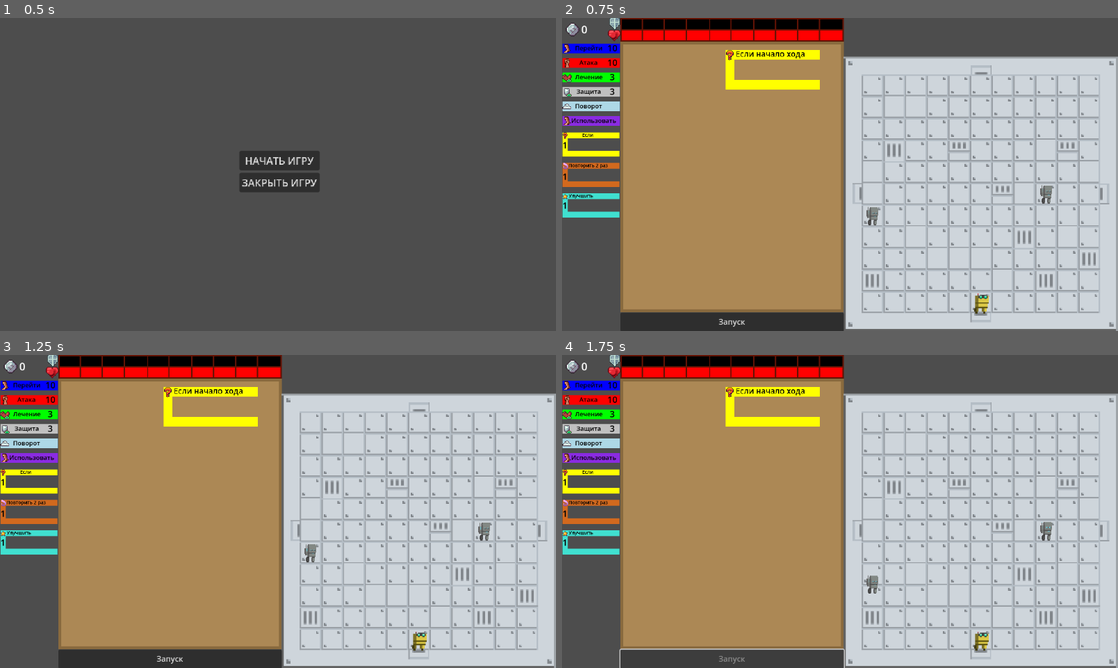
Above: before the commit, frames 1-4 (two rows, left to right).
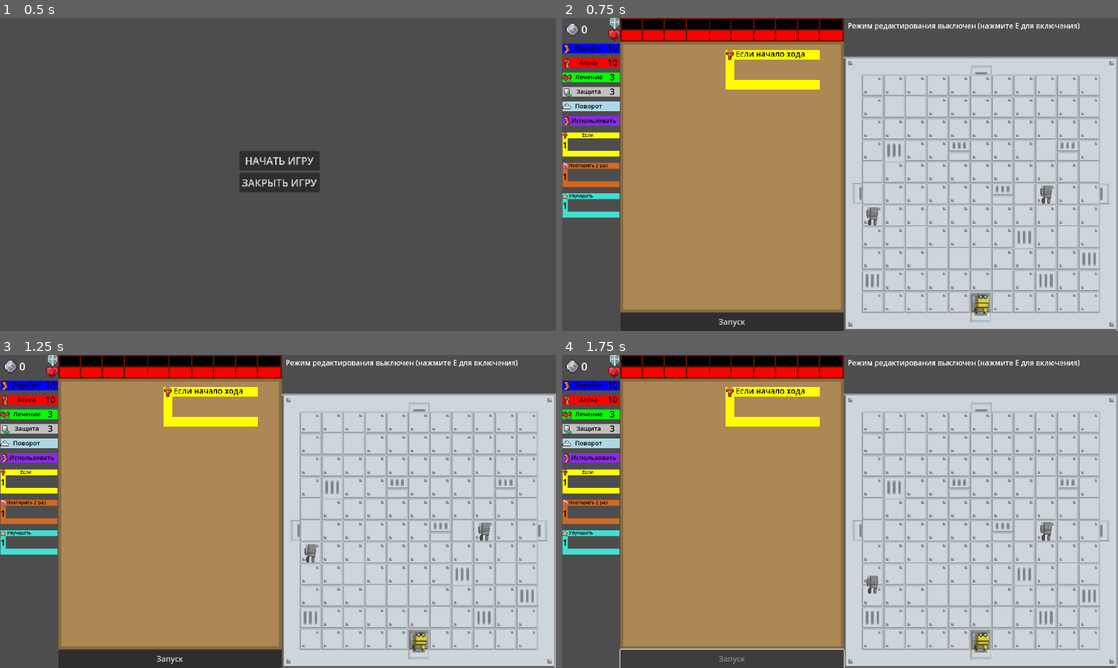
Above: after the commit, the same moments.

Repository: timurkinBits/scratch_roguelike
Game: Godot game, scene res://scenes/main_menu.tscn
Two runs of this game, one before a commit and one after it. Both use one fixed random seed, a clock stepped at 60 frames per second and the inputs below.
Inputs:
- Up to frame 1 (0.5 s): no input
- Up to frame 2 (0.75 s): click "НАЧАТЬ ИГРУ" at 0.5 s
- Up to frame 3 (1.25 s): no input
- Up to frame 4 (1.75 s): click "Запуск" at 1.25 s

Frame 1 is identical in both runs. In frame 2, 0.5% of the frame differs, in the area x 51-94%, y 1-94%; in frame 3, 0.5%; in frame 4, 0.5%.
Error after the commit: Invalid call to function 'change_settings' in base 'Node2D (Command)'. Expected 0 arguments. (res://scripts/turn_executor.gd:71)

Commit message:
code improvements

Diff:
--- a/scenes/Info.tscn
+++ b/scenes/Info.tscn
@@ -1,11 +1,36 @@
-[gd_scene load_steps=3 format=3 uid="uid://bik2ueyp5uy6i"]
+[gd_scene load_steps=5 format=3 uid="uid://bik2ueyp5uy6i"]
 
 [ext_resource type="Script" uid="uid://c3rveeia2cdov" path="res://scripts/info.gd" id="1_cbfvs"]
 [ext_resource type="Texture2D" uid="uid://dnml5jw2a8wx" path="res://sprites/fb950.png" id="1_pkda2"]
 
-[node name="Object" type="Node2D"]
+[sub_resource type="RectangleShape2D" id="RectangleShape2D_jfmby"]
+size = Vector2(29.9426, 28.0712)
+
+[sub_resource type="LabelSettings" id="LabelSettings_jfmby"]
+font_size = 20
+font_color = Color(0, 0, 0, 1)
+
+[node name="Info" type="Node2D"]
 scale = Vector2(1.06871, 1.06871)
 script = ExtResource("1_cbfvs")
 
 [node name="Sprite2D" type="Sprite2D" parent="."]
 texture = ExtResource("1_pkda2")
+
+[node name="Area2D" type="Area2D" parent="."]
+
+[node name="CollisionShape2D" type="CollisionShape2D" parent="Area2D"]
+position = Vector2(0.935707, 1.87142)
+shape = SubResource("RectangleShape2D_jfmby")
+
+[node name="Label" type="Label" parent="."]
+offset_left = -96.3779
+offset_top = -103.864
+offset_right = 96.6221
+offset_bottom = 56.1365
+label_settings = SubResource("LabelSettings_jfmby")
+horizontal_alignment = 1
+vertical_alignment = 1
+
+[connection signal="mouse_entered" from="Area2D" to="." method="_on_area_2d_mouse_entered"]
+[connection signal="mouse_exited" from="Area2D" to="." method="_on_area_2d_mouse_exited"]
--- a/scenes/Main.tscn
+++ b/scenes/Main.tscn
@@ -98,6 +98,7 @@
 wall_scene = ExtResource("9_qmy6f")
 door_scene = ExtResource("11_bb450")
 info_scene = ExtResource("15_ebg2g")
+allow_layout_editing = true
 
 [node name="Player" parent="Room" instance=ExtResource("5_k4xvw")]
 position = Vector2(360.154, 501.223)
@@ -120,6 +121,7 @@
 offset_bottom = -44.3285
 
 [node name="ObjectMenu" type="Node2D" parent="Room/EditModeManager"]
+visible = false
 
 [node name="Wall" type="Sprite2D" parent="Room/EditModeManager/ObjectMenu"]
 position = Vector2(25.8748, -13.6673)
--- a/scripts/AbstractCharacter.gd
+++ b/scripts/AbstractCharacter.gd
@@ -1,10 +1,9 @@
-extends Node2D
+extends ObjectRoom
 class_name AbstractCharacter
 
 # Общие свойства
 var is_dead: bool = false
 var current_direction: String = "up"
-var tilemap: TileMapLayer
 var hp: int = 1  # Базовое здоровье
 var is_moving: bool = false  # Общее свойство для отслеживания движения
 
@@ -16,102 +15,37 @@
 	"right": Vector2.RIGHT
 }
 
-# Словарь для хранения спрайтов направлений (будет заполняться в дочерних классах)
-var sprites
-
 func _ready() -> void:
-	tilemap = get_parent().get_node("TileMapLayer")
-	if not tilemap:
-		push_error("TileMapLayer not found!")
-		return
-
-	# Выравнивание начальной позиции по центру ближайшей клетки
-	var tile_pos = get_tile_position()
-	position = get_world_position_from_tile(tile_pos)
-	update_visual()  # Инициализация визуального представления
+	super._ready()
+	remove_from_group('objects')
+	add_to_group("barrier")
 
 # Проверка, может ли персонаж переместиться на указанную клетку
 func can_move_to_tile(next_tile: Vector2) -> bool:
-	# Проверка границ тайлмапа
 	if not tilemap.get_used_rect().has_point(next_tile):
 		return false
 
-	# Проверка барьеров
-	var barrier_group = get_tree().get_nodes_in_group("barrier")
-	for barrier in barrier_group:
+	for barrier in get_tree().get_nodes_in_group("barrier"):
 		if barrier.get_tile_position() == next_tile:
 			return false
 
-	# Проверка других персонажей
-	var all_characters = get_tree().get_nodes_in_group("characters")
-	for character in all_characters:
-		if character != self and is_instance_valid(character):
-			if character.get_tile_position() == next_tile:
-				# Если это враг и текущий персонаж тоже враг, то блокируем движение
-				if (character is Enemy and self is Enemy):
-					return false
-				# Для игрока блокируем движение на любого персонажа
-				if self is Player:
-					return false
-
 	return true
-
-# Проверка, можно ли выполнить действие
-func should_skip_action() -> bool:
-	return is_dead || !is_instance_valid(self) || !is_inside_tree()
-
-# Анимация движения
-func animate_movement(target_pos: Vector2) -> void:
-	is_moving = true
-	update_visual()
-
-	create_tween().tween_property(
-		self,
-		"position",
-		target_pos,
-		0.3
-	).set_ease(Tween.EASE_IN_OUT)
-	await get_tree().create_timer(0.3).timeout
-
-	is_moving = false
-	update_visual()
-
-# Обновление видимости и анимации спрайтов
-func update_visual() -> void:
-	for sprite in sprites.keys():
-		if sprites[sprite]:
-			sprites[sprite].visible = false
-
-	if current_direction in sprites and sprites[current_direction]:
-		sprites[current_direction].visible = true
-
-		if is_moving:
-			sprites[current_direction].play("walk")
-		else:
-			sprites[current_direction].play("idle")
 
 # Обработка смерти
 func dead() -> void:
-	if should_skip_action():
+	if is_dead:
 		return
 	is_dead = true
 	play_death_animation()
 
 # Анимация смерти (может быть переопределена)
 func play_death_animation() -> void:
-	if sprites is Array:
-		for sprite_key in sprites:
-			if sprites[sprite_key]:
-				sprites[sprite_key].stop()
-
 	var death_tween = create_tween()
 	death_tween.tween_property(self, "modulate", Color(1, 0, 0, 1), 0.2)
 	death_tween.tween_property(self, "modulate", Color(1, 0, 0, 0), 0.3)
 	death_tween.parallel().tween_property(self, "scale", Vector2(0.1, 0.1), 0.5)
 	death_tween.parallel().tween_property(self, "rotation_degrees", 180, 0.5)
 	await death_tween.finished
-	remove_from_group('characters')
-	remove_from_group('enemies')
 	queue_free()
 
 # Получение урона
@@ -128,22 +62,7 @@
 
 # Анимация атаки
 func animate_attack() -> void:
-	var original_pos = position
-	var attack_pos = position + DIRECTION_VECTORS[current_direction] * 15 * tilemap.scale.x
 	var tween = create_tween()
-	tween.tween_property(self, "position", attack_pos, 0.1)
-	tween.tween_property(self, "position", original_pos, 0.1)
+	tween.tween_property(self, "position", position + DIRECTION_VECTORS[current_direction] * 15 * tilemap.scale.x, 0.1)
+	tween.tween_property(self, "position", position, 0.1)
 	await tween.finished
-
-# Преобразование координат
-func get_tile_position() -> Vector2:
-	var local_pos = position / tilemap.scale
-	return tilemap.local_to_map(local_pos)
-
-func get_world_position_from_tile(tile_pos: Vector2) -> Vector2:
-	var local_center = tilemap.map_to_local(tile_pos)
-	return local_center * tilemap.scale
-
-# Расчет расстояния Манхэттена между тайлами
-func calculate_path_length(from_tile: Vector2, to_tile: Vector2) -> int:
-	return int(abs(from_tile.x - to_tile.x) + abs(from_tile.y - to_tile.y))
--- a/scripts/Command.gd
+++ b/scripts/Command.gd
@@ -78,8 +78,6 @@
 
 	num_label.visible = false
 
-	change_settings(false)
-
 	add_to_group("commands")
 
 	if get_parent().name == "CommandMenu":
@@ -91,40 +89,28 @@
 	update_appearance()
 
 func update_appearance() -> void:
-	if "color" in config:
-		sprite.color = config["color"]
-	else:
-		sprite.color = Color.WHITE
-
-	if type == TypeCommand.TURN and !is_menu_command:
-		text_label.text = config["prefix"]
-		num_label.visible = true
-		num_label.text = str(value)
-	elif type in [TypeCommand.ATTACK, TypeCommand.MOVE, TypeCommand.HEAL, TypeCommand.DEFENSE] and !is_menu_command:
-		text_label.text = config["prefix"]
-		num_label.visible = true
-		set_number(value)
-	elif type == TypeCommand.USE:
-		text_label.text = config["prefix"]
-		num_label.visible = false  # Для команды USE не нужно числовое значение
-	else:
-		text_label.text = config["prefix"]
-
-	if "icon" in config and config["icon"]:
-		icon.texture = load(config["icon"])
-	else:
-		icon.texture = null
+	sprite.color = config["color"]
+
+	if !is_menu_command:
+		if type == TypeCommand.TURN:
+			num_label.text = str(value)
+			num_label.visible = true
+		elif type in [TypeCommand.ATTACK, TypeCommand.MOVE, TypeCommand.HEAL, TypeCommand.DEFENSE]:
+			set_number(value)
+			num_label.visible = true
+
+	text_label.text = config["prefix"]
+	icon.texture = load(config["icon"])
 
 	# Обновляем доступность кнопок в зависимости от оставшихся очков
-	if is_settings and !is_menu_command:
-		for command in get_tree().get_nodes_in_group("commands"):
-			command.update_buttons_state()
+	if is_settings:
+		update_all_buttons()
+
+func update_all_buttons():
+	for command in get_tree().get_nodes_in_group("commands"):
+		command.update_buttons_state()
 
 func set_number(new_value):
-	# Если это команда USE, не применяем логику очков
-	if type == TypeCommand.USE:
-		return
-
 	if type == TypeCommand.TURN:
 		# Для поворота обрабатываем значения углов
 		var values = config["values"]
@@ -171,23 +157,10 @@
 
 	# Обновляем состояние кнопок
 	if is_settings:
-		for command in get_tree().get_nodes_in_group("commands"):
-			command.update_buttons_state()
+		update_all_buttons()
 
 func update_buttons_state() -> void:
-	# Для команды USE отключаем кнопки
-	if type == TypeCommand.USE:
-		if up_button:
-			up_button.disabled = true
-		if down_button:
-			down_button.disabled = true
-		return
-
-	if type == TypeCommand.TURN:
-		# Для команды поворота всегда активируем обе кнопки (циклический выбор)
-		up_button.disabled = false
-		down_button.disabled = false
-	elif type in [TypeCommand.ATTACK, TypeCommand.MOVE, TypeCommand.HEAL, TypeCommand.DEFENSE]:
+	if type in [TypeCommand.ATTACK, TypeCommand.MOVE, TypeCommand.HEAL, TypeCommand.DEFENSE]:
 		var remaining = Global.get_remaining_points(type)
 		up_button.disabled = (value >= remaining + value) or (value >= get_max_points())
 		down_button.disabled = (value <= 1)
@@ -206,8 +179,8 @@
 			if is_menu_command:
 				menu_card_clicked.emit(type)
 			else:
-				is_settings = false
-				change_settings(is_settings)
+				is_settings = !is_settings
+				change_settings()
 		elif event.button_index == MOUSE_BUTTON_RIGHT and !is_menu_command and event.pressed:
 			Global.release_points(type, value)
 			queue_free()
@@ -217,13 +190,10 @@
 		set_number(value + 1)  # Передаем любое значение, больше текущего
 		return
 
-	var remaining = Global.get_remaining_points(type) + value
-	var max_points = get_max_points()
-	var new_value = min(value + 1, remaining, max_points)
+	var new_value = min(value + 1, Global.get_remaining_points(type) + value, get_max_points())
 	if new_value > value:
 		set_number(new_value)
-	for command in get_tree().get_nodes_in_group("commands"):
-		command.update_buttons_state()
+	update_all_buttons()
 
 func _on_down_pressed() -> void:
 	if type == TypeCommand.TURN:
@@ -232,8 +202,7 @@
 
 	if value > 1:
 		set_number(value - 1)
-	for command in get_tree().get_nodes_in_group("commands"):
-		command.update_buttons_state()
+	update_all_buttons()
 
 func _exit_tree() -> void:
 	# Сохраняем ссылку на слот и блок перед удалением
@@ -250,17 +219,15 @@
 
 	# Обновляем блок после всех изменений
 	if parent_block and is_instance_valid(parent_block):
-		parent_block.update_slots()  # Убираем call_deferred для немедленного обновления
+		parent_block.update_slots()
 
 func _on_num_area_input_event(_viewport: Node, event: InputEvent, _shape_idx: int) -> void:
 	if event is InputEventMouseButton and event.button_index == MOUSE_BUTTON_LEFT and event.pressed:
-		if not is_menu_command and not table.is_turn_in_progress:  # Добавлена проверка состояния хода
-			# Открываем настройки при клике на область числа
-			is_settings = !is_settings
-			change_settings(is_settings)
-			for command in get_tree().get_nodes_in_group("commands"):
-				command.update_buttons_state()
-
-func change_settings(settings: bool):
-	up_button.visible = settings
-	down_button.visible = settings
+		if not is_menu_command and not table.is_turn_in_progress:
+			change_settings()
+			update_all_buttons()
+
+func change_settings():
+	is_settings = !is_settings
+	up_button.visible = is_settings
+	down_button.visible = is_settings
--- a/scripts/block_executor.gd
+++ b/scripts/block_executor.gd
@@ -6,6 +6,34 @@
 
 @onready var player: Player = $"../../../Room/Player"
 @onready var command_executor: CommandExecutor = $"../CommandExecutor"
+
+func clear_start_turn_commands_preserve_blocks(start_turn_block: Block) -> void:
+	if not is_instance_valid(start_turn_block) or \
+	   start_turn_block.type != Block.BlockType.CONDITION or \
+	   start_turn_block.text != "начало хода":
+		return
+
+	# Шаг 1: Собираем команды для удаления
+	var commands_to_remove = []
+	for slot in start_turn_block.slot_manager.slots:
+		if is_instance_valid(slot) and is_instance_valid(slot.command) and slot.command is Command:
+			commands_to_remove.append(slot.command)
+
+	# Шаг 2: Удаляем команды с анимацией
+	if not commands_to_remove.is_empty():
+		var tween = create_tween().set_parallel(true)
+		for command in commands_to_remove:
+			if is_instance_valid(command) and command.has_node("Texture"):
+				tween.tween_property(command.get_node("Texture"), "modulate:a", 0.0, 0.3)
+		await tween.finished
+
+		for command in commands_to_remove:
+			if is_instance_valid(command):
+				command.slot.command = null
+				command.queue_free()
+
+	# Шаг 3: Обновляем слоты с сохранением блоков
+	start_turn_block.slot_manager.update_slots()
 
 ## Check and execute condition blocks
 func check_and_execute_conditions(trigger_time: String) -> bool:
@@ -114,36 +142,17 @@
 			panel.queue_free()
 	outline_panels.clear()
 
-## Clear main commands (excluding conditional blocks except "начало хода")
 func clear_main_commands() -> void:
-	if !is_inside_tree():
-		return
-
-	# Collect commands to remove and affected blocks
-	var commands_to_free = []
-	var affected_blocks = {}
-
-	# Get commands to free
-	for command in get_tree().get_nodes_in_group("commands"):
-		if !is_instance_valid(command) or !command.slot or !command.slot.block:
-			continue
-
-		var block = command.slot.block
-		if block.type != Block.BlockType.CONDITION || block.text == "начало хода":
-			commands_to_free.append(command)
-			affected_blocks[block] = true
-
-	# Remove commands
-	await clear_commands(commands_to_free)
-
-	# Update affected blocks
-	for block in affected_blocks.keys():
-		if is_instance_valid(block):
-			block.slot_manager.shift_commands_up()
-			block.update_slots()
-
-	# Update all root blocks for consistency
-	update_root_blocks()
+	if not is_inside_tree():
+		return
+
+	var start_turn_blocks = get_tree().get_nodes_in_group("blocks").filter(
+		func(block): return is_instance_valid(block) and \
+					  block.type == Block.BlockType.CONDITION and \
+					  block.text == "начало хода")
+
+	for block in start_turn_blocks:
+		await clear_start_turn_commands_preserve_blocks(block)
 
 ## Update all root blocks
 func update_root_blocks() -> void:
@@ -189,25 +198,34 @@
 				command.slot.command = null
 			command.queue_free()
 
-## Clear all commands (except in condition blocks other than "начало хода")
 func clear_all() -> void:
 	if !is_inside_tree():
 		return
 
+	# Найдем все блоки условия "начало хода"
+	var start_turn_blocks = get_tree().get_nodes_in_group("blocks").filter(
+		func(block): return is_instance_valid(block) and \
+					  block.type == Block.BlockType.CONDITION and \
+					  block.text == "начало хода")
+
+	# Для каждого блока условия "начало хода" используем специальную функцию
+	for block in start_turn_blocks:
+		await clear_start_turn_commands_preserve_blocks(block)
+
+	# Process all other blocks
 	var commands_to_free = []
-	var affected_blocks = []
-
-	# Process all blocks
+	var blocks_to_update = []
+
 	var all_blocks = get_tree().get_nodes_in_group("blocks")
 	for block in all_blocks:
 		if !is_instance_valid(block):
 			continue
 
-		# Skip condition blocks except "начало хода"
-		if block.type == Block.BlockType.CONDITION and block.text != "начало хода":
+		# Skip condition blocks including "начало хода" (we already processed them)
+		if block.type == Block.BlockType.CONDITION:
 			continue
 
-		# Process this block
+		# Collect commands for removal
 		for slot in block.slot_manager.slots:
 			if !is_instance_valid(slot) or !is_instance_valid(slot.command):
 				continue
@@ -215,25 +233,31 @@
 			if slot.command is Command:
 				commands_to_free.append(slot.command)
 				slot.command = null
-				if !affected_blocks.has(block):
-					affected_blocks.append(block)
-
-			elif slot.command is Block and (block.type != Block.BlockType.CONDITION or block.text == "начало хода"):
-				# Recursively handle nested blocks
-				_collect_commands_from_block(slot.command, commands_to_free, affected_blocks)
-
+
+				if !blocks_to_update.has(block):
+					blocks_to_update.append(block)
+
+			elif slot.command is Block:
+				_collect_commands_from_block(slot.command, commands_to_free, blocks_to_update)
+
+	# Remove commands
 	await clear_commands(commands_to_free)
+
+	# Update affected blocks
+	for block in blocks_to_update:
+		if is_instance_valid(block):
+			block.slot_manager.shift_commands_up()
+			block.slot_manager.adjust_slot_count()
+			block.slot_manager.update_all_slot_positions()
 
 	# Update block hierarchy
 	update_root_blocks()
 
-## Recursively collect commands from a block
-func _collect_commands_from_block(block: Block, commands: Array, affected_blocks: Array) -> void:
-	if !is_instance_valid(block):
-		return
-
-	if !affected_blocks.has(block):
-		affected_blocks.append(block)
+func _collect_commands_from_block(block: Block, commands: Array, blocks_to_update: Array) -> void:
+	if !is_instance_valid(block) or block.type == Block.BlockType.CONDITION:
+		return
+
+	var had_commands = false
 
 	for slot in block.slot_manager.slots:
 		if !is_instance_valid(slot) or !is_instance_valid(slot.command):
@@ -242,5 +266,9 @@
 		if slot.command is Command:
 			commands.append(slot.command)
 			slot.command = null
+			had_commands = true
 		elif slot.command is Block:
-			_collect_commands_from_block(slot.command, commands, affected_blocks)
+			_collect_commands_from_block(slot.command, commands, blocks_to_update)
+
+	if had_commands and !blocks_to_update.has(block):
+		blocks_to_update.append(block)
--- a/scripts/coin.gd
+++ b/scripts/coin.gd
@@ -1,23 +1,10 @@
-extends Node2D
+extends ObjectRoom
 class_name Coin
 
-@onready var tilemap: TileMapLayer = get_tree().get_first_node_in_group("TileMap")
-
 func _ready() -> void:
+	super._ready()
 	add_to_group('coins')  # Add to coins group for easy finding
-	add_to_group('objects')
-
-	var tile_pos = get_tile_position()
-	position = get_world_position_from_tile(tile_pos)
 
 func use():
 	Global.add_coins(1)  # Add one coin to global counter
 	queue_free()  # Remove the coin from the scene
-
-func get_tile_position() -> Vector2:
-	var local_pos = position / tilemap.scale
-	return tilemap.local_to_map(local_pos)
-
-func get_world_position_from_tile(tile_pos: Vector2) -> Vector2:
-	var local_center = tilemap.map_to_local(tile_pos)
-	return local_center * tilemap.scale - Vector2(0, 1)
--- a/scripts/door.gd
+++ b/scripts/door.gd
@@ -1,6 +1,5 @@
-extends Node2D
+extends ObjectRoom
 
-@onready var tilemap: TileMapLayer = get_tree().get_first_node_in_group("TileMap")
 @onready var closed_sprite: Sprite2D = $ClosedSprite
 @onready var opened_sprite: Sprite2D = $OpenedSprite
 
@@ -8,11 +7,9 @@
 var degree: int = 0
 
 func _ready() -> void:
+	super._ready()
 	add_to_group('doors')
-	add_to_group('objects')
 	add_to_group('barrier')
-
-	position = get_world_position_from_tile(get_tile_position())
 
 func use() -> void:
 	is_opened = !is_opened
@@ -24,12 +21,6 @@
 	else:
 		add_to_group('barrier')
 
-func get_tile_position() -> Vector2:
-	return tilemap.local_to_map(position / tilemap.scale)
-
-func get_world_position_from_tile(tile_pos: Vector2) -> Vector2:
-	return tilemap.map_to_local(tile_pos) * tilemap.scale
-
 # Упрощенный метод установки поворота
 func set_rotation_degree(rot_degree: int) -> void:
 	degree = rot_degree
--- a/scripts/enemy.gd
+++ b/scripts/enemy.gd
@@ -17,12 +17,10 @@
 func _ready() -> void:
 	super._ready()
 	add_to_group("enemies")
-	add_to_group("characters")
 	hp = heal_points
 	player = get_parent().get_node("Player")
-	if not player:
-		push_error("Player not found!")
 	sprite.animation = get_enemy_type() + "_idle"
+	update_visual()
 
 func get_enemy_type() -> String:
 	if damage <= 3:
@@ -34,7 +32,7 @@
 
 # Логика хода врага
 func take_turn() -> void:
-	if should_skip_action():
+	if is_dead:
 		return
 
 	if not is_instance_valid(player):
@@ -92,6 +90,21 @@
 		sprite.flip_h = true
 	else:
 		sprite.flip_h = false
+
+func animate_movement(target_pos: Vector2) -> void:
+	is_moving = true
+	update_visual()
+
+	create_tween().tween_property(
+		self,
+		"position",
+		target_pos,
+		0.3
+	).set_ease(Tween.EASE_IN_OUT)
+	await get_tree().create_timer(0.3).timeout
+
+	is_moving = false
+	update_visual()
 
 # Поиск пути к ближайшей клетке рядом с игроком
 func find_path_to_player() -> Array:
@@ -225,3 +238,7 @@
 
 func _on_area_2d_mouse_exited() -> void:
 	ui_stats.change_stats(self, false)
+
+# Расчет расстояния Манхэттена между тайлами
+func calculate_path_length(from_tile: Vector2, to_tile: Vector2) -> int:
+	return int(abs(from_tile.x - to_tile.x) + abs(from_tile.y - to_tile.y))
--- a/scripts/info.gd
+++ b/scripts/info.gd
@@ -1,17 +1,15 @@
-extends Node2D
+extends ObjectRoom
 
-@onready var tilemap: TileMapLayer = get_tree().get_first_node_in_group("TileMap")
+@onready var info: Label = $Label
+
+var key: int
 
 func _ready() -> void:
+	super._ready()
 	add_to_group('info')
-	add_to_group('objects')
 
-	position = get_world_position_from_tile(get_tile_position())
+func _on_area_2d_mouse_entered() -> void:
+	info.text = '12345678'
 
-func get_tile_position() -> Vector2:
-	var local_pos = position / tilemap.scale
-	return tilemap.local_to_map(local_pos)
-
-func get_world_position_from_tile(tile_pos: Vector2) -> Vector2:
-	var local_center = tilemap.map_to_local(tile_pos)
-	return local_center * tilemap.scale
+func _on_area_2d_mouse_exited() -> void:
+	info.text = ''
--- /dev/null
+++ b/scripts/object.gd
@@ -0,0 +1,14 @@
+extends Node2D
+class_name ObjectRoom
+
+@onready var tilemap: TileMapLayer = get_tree().get_first_node_in_group("TileMap")
+
+func _ready() -> void:
+	add_to_group('objects')
+	position = get_world_position_from_tile(get_tile_position())
+
+func get_tile_position() -> Vector2:
+	return tilemap.local_to_map(position / tilemap.scale)
+
+func get_world_position_from_tile(tile_pos: Vector2) -> Vector2:
+	return tilemap.map_to_local(tile_pos) * tilemap.scale
--- a/scripts/player.gd
+++ b/scripts/player.gd
@@ -5,25 +5,21 @@
 
 @onready var hp_bar = $"../../UI"
 @onready var command_executor = $"../../Table/TurnExecutor"
-
-func _ready() -> void:
-	# Инициализация спрайтов направлений
-	sprites = {
+@onready var sprites = {
 		"right": $SpriteRight,
 		"left": $SpriteLeft,
 		"up": $SpriteUp,
 		"down": $SpriteDown
 	}
 
+func _ready() -> void:
 	hp = 10
-	add_to_group("characters")  # Добавление в группу персонажей
+
 	super._ready()
+	update_visual()
 
 func move(value: int) -> void:
-	if should_skip_action():
-		return
-
-	if should_skip_action():
+	if is_dead:
 		return
 
 	var current_tile = get_tile_position()
@@ -38,6 +34,22 @@
 		var target_pos = get_world_position_from_tile(next_tile)
 		await animate_movement(target_pos)
 		current_tile = next_tile
+
+# Анимация движения
+func animate_movement(target_pos: Vector2) -> void:
+	is_moving = true
+	update_visual()
+
+	create_tween().tween_property(
+		self,
+		"position",
+		target_pos,
+		0.3
+	).set_ease(Tween.EASE_IN_OUT)
+	await get_tree().create_timer(0.3).timeout
+
+	is_moving = false
+	update_visual()
 
 # Изменяет значения здоровья у игрока
 func take_damage(damage_amount: int) -> void:
@@ -56,12 +68,29 @@
 
 # Переопределение анимации смерти
 func play_death_animation() -> void:
-	# Установка флага смерти игрока
+	if sprites is Array:
+		for sprite_key in sprites:
+			if sprites[sprite_key]:
+				sprites[sprite_key].stop()
 	super.play_death_animation()
+
+# Обновление видимости и анимации спрайтов
+func update_visual() -> void:
+	for sprite in sprites.keys():
+		if sprites[sprite]:
+			sprites[sprite].visible = false
+
+	if current_direction in sprites and sprites[current_direction]:
+		sprites[current_direction].visible = true
+
+		if is_moving:
+			sprites[current_direction].play("walk")
+		else:
+			sprites[current_direction].play("idle")
 
 # Поворот игрока
 func turn(turn_type: String) -> void:
-	if should_skip_action():
+	if is_dead:
 		return
 
 	var new_direction = current_direction
@@ -93,7 +122,7 @@
 
 # Атака игрока
 func attack(damage_value: int) -> void:
-	if should_skip_action():
+	if is_dead:
 		return
 
 	await animate_attack()
@@ -114,7 +143,7 @@
 
 # Использовать предмет или объект
 func use() -> void:
-	if should_skip_action():
+	if is_dead:
 		return
 
 	# Получаем клетку перед игроком
--- a/scripts/wall.gd
+++ b/scripts/wall.gd
@@ -1,19 +1,6 @@
-extends Node2D
+extends ObjectRoom
 class_name Wall
 
-@onready var tilemap: TileMapLayer = get_tree().get_first_node_in_group("TileMap")
-
 func _ready() -> void:
+	super._ready()
 	add_to_group("barrier")
-	add_to_group('objects')
-
-	var tile_pos = get_tile_position()
-	position = get_world_position_from_tile(tile_pos)
-
-func get_tile_position() -> Vector2:
-	var local_pos = position / tilemap.scale
-	return tilemap.local_to_map(local_pos)
-
-func get_world_position_from_tile(tile_pos: Vector2) -> Vector2:
-	var local_center = tilemap.map_to_local(tile_pos)
-	return local_center * tilemap.scale
Not shown, added: scripts/object.gd.uid
Not shown, changed: scratch_roguelike.exe
